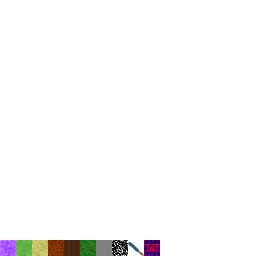
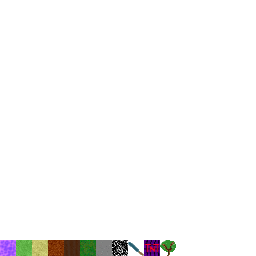
Layered file, before and after one edit (256 x 256). Changes by layer:
painted on "Pasted Layer" over box(160, 240, 176, 256)
